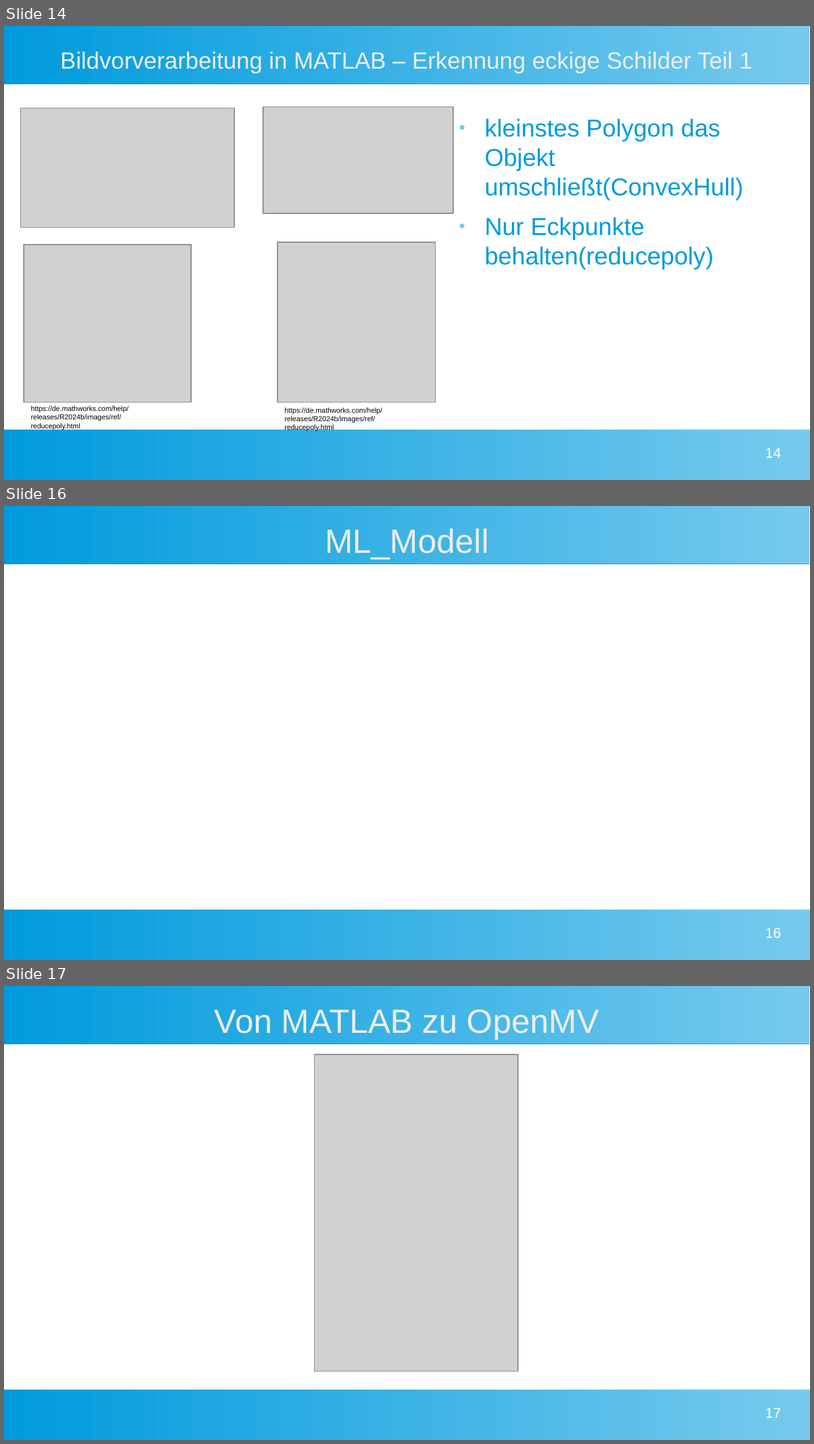
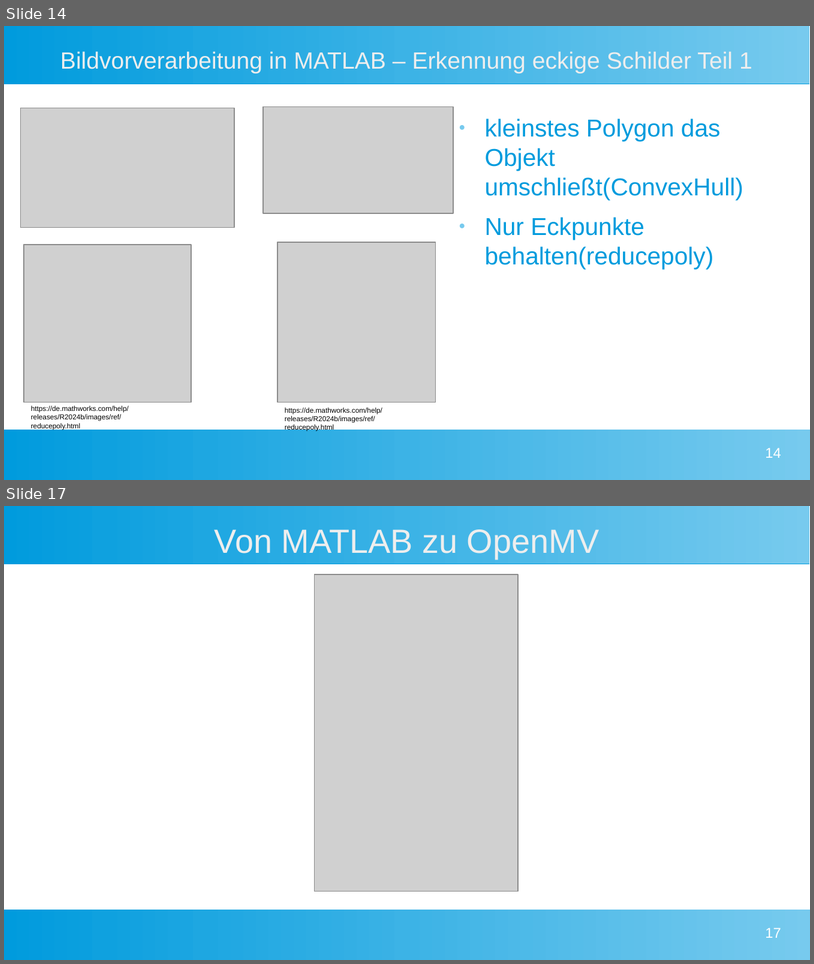
Before and after one commit to Commander-Philip/the-machine-learning-brick, a slide deck: docs/Präsentation.odp. Shown one above the other, each under a label of ours: slides 14, 16 and 17 before the commit, slides 14 and 17 after it; the slides between them are not shown. The pictures are 814x1444 and 814x964 pixels, drawn with LibreOffice and Linux fonts; fonts in the diff are those of the drawing; grey boxes stand for pictures. Boxes give left, top, right and bottom in pixels: in the first picture for what was removed or moved away, otherwise in the second. Text is boxed around its words. In the diff, an @@ line names an element or a change of style, - is before the commit and + after.

```diff
--- a/docs/Präsentation.odp
+++ b/docs/Präsentation.odp
@@ slide 16 removed at (x1=4, y1=506, x2=810, y2=960), background #FFFFFF; not listed: 2 template elements that a slide beside it also shows @@
@@ title removed at (x1=325, y1=528, x2=489, y2=559) @@
-ML_Modell
@@ page number removed at (x1=765, y1=927, x2=781, y2=937) @@
-16
```
Also in this commit, not shown: 2 slides changed, 1 slide added.
